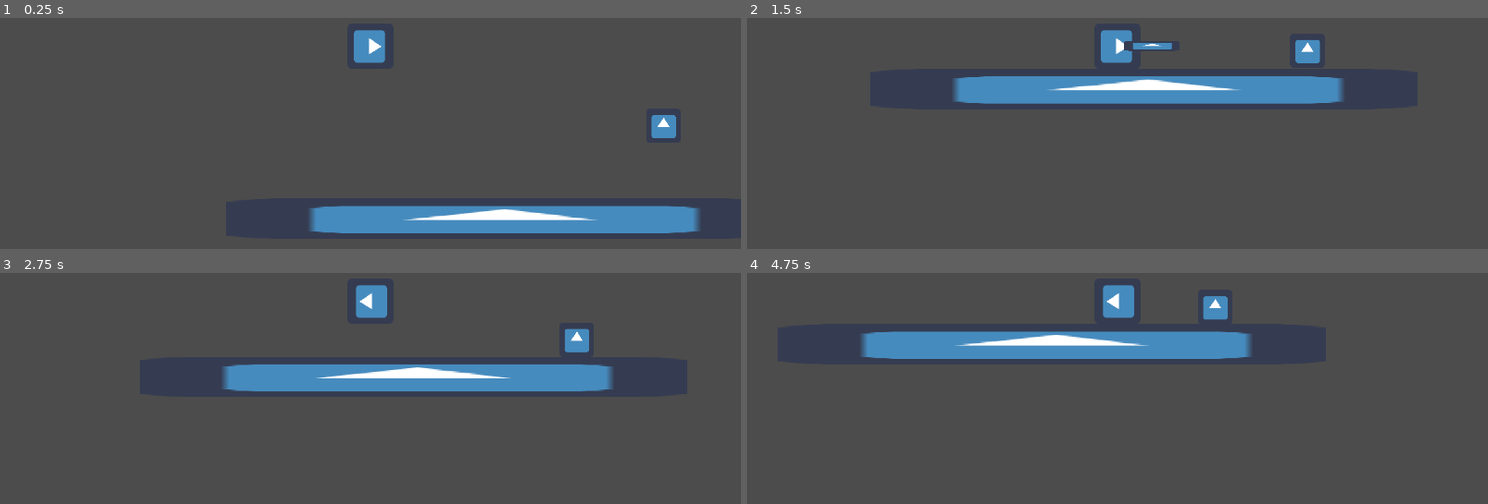
Above: before the commit, frames 1-4 (two rows, left to right).
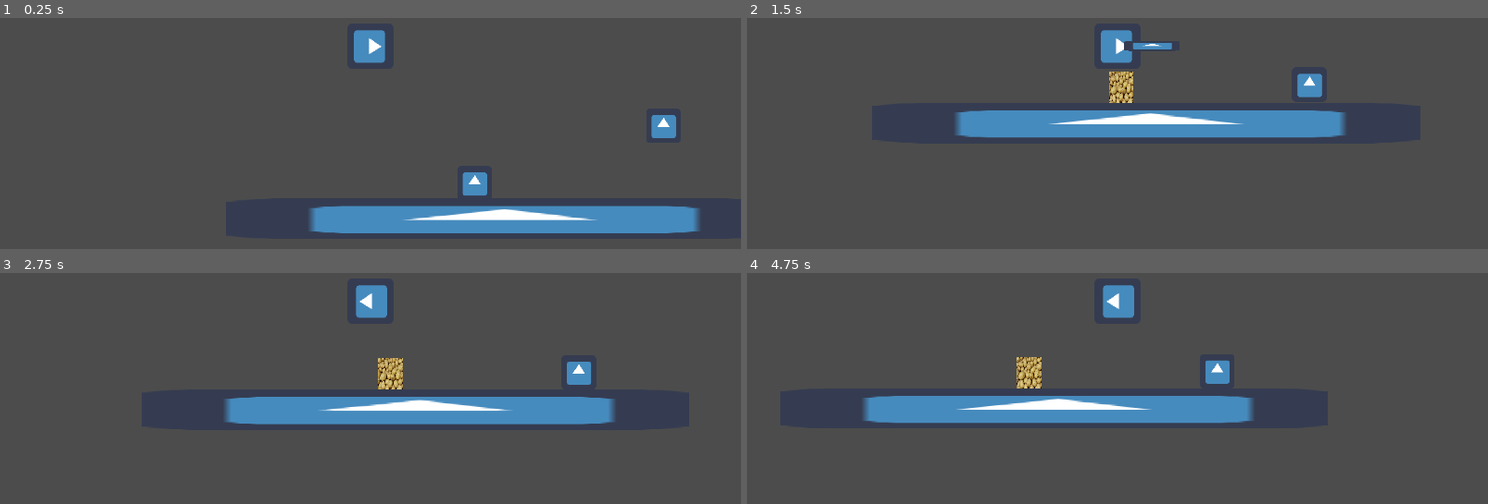
Above: after the commit, the same moments.

Repository: GamuxUnicamp/GameD3V_JAM_2019
Game: Godot game, scene res://Scenes/Temp/LevelTest.tscn
The game is run twice, just before and just after one commit, with the same random seed, the same clock (stepped at 60 frames per second) and the same inputs. The project has no main scene, so this scene is started directly. The engine's default icon, where the game draws it, is replaced by a stand-in: a white triangle on a blue panel in a dark square.
Inputs:
- Up to frame 1 (0.25 s): no input
- Up to frame 2 (1.5 s): hold J (action1) 0.53-1.28 s; hold Right (ui_right) from 0.53 s (still down); tap Up (ui_up) at 0.77 s; tap J (action1) at 1.35 s
- Up to frame 3 (2.75 s): tap Up (ui_up) at 1.52 s; release Right (ui_right) at 2.03 s; hold Left (ui_left) from 2.03 s (still down); hold J (action1) from 2.03 s (still down)
- Up to frame 4 (4.75 s): release Left (ui_left) at 2.78 s; release J (action1) at 2.78 s; hold Right (ui_right) 2.78-4.28 s; tap J (action1) at 2.85, 4.35 s; tap Up (ui_up) at 3.02, 3.77, 4.52 s; hold J (action1) 3.53-4.28 s; hold Left (ui_left) from 4.28 s (still down)

The runs differ from the first frame. In frame 1, 0.3% of the frame differs, in the area x 62-66%, y 66-77%; in frame 2, 13%; in frame 3, 13%; in frame 4, 14%, in the area x 15-69%, y 10-66%.

Commit message:
criei vaso

Diff:
--- /dev/null
+++ b/Scenes/Object/Objeto.gd
@@ -0,0 +1,36 @@
+extends StaticBody2D
+
+# Declare member variables here. Examples:
+# var a = 2
+# var b = "text"
+var player_in = false
+
+# Called when the node enters the scene tree for the first time.
+func _ready():
+	$Area2D.connect("body_entered",self,"entrou")
+	$Area2D.connect("body_exited",self,"saiu")
+	set_process(true)
+	pass # Replace with function body.
+func _process(delta):
+	if Input.is_action_pressed("action1"):
+		if player_in:
+			self.quebrou()
+	pass
+
+func quebrou():
+	#mostra animaçao
+	self.queue_free()
+
+	pass
+
+func entrou(algo):
+	if algo.is_in_group("Player"):
+		self.player_in = true
+	pass
+func saiu(algo):
+	if algo.is_in_group("Player"):
+		self.player_in = false
+	pass
+# Called every frame. 'delta' is the elapsed time since the previous frame.
+#func _process(delta):
+#	pass
--- /dev/null
+++ b/Scenes/Object/Objeto.tscn
@@ -0,0 +1,25 @@
+[gd_scene load_steps=5 format=2]
+
+[ext_resource path="res://Scenes/Object/Objeto.gd" type="Script" id=1]
+[ext_resource path="res://icon.png" type="Texture" id=2]
+
+[sub_resource type="CapsuleShape2D" id=1]
+radius = 36.3389
+
+[sub_resource type="CapsuleShape2D" id=2]
+radius = 40.9661
+height = 24.3338
+
+[node name="Objeto" type="StaticBody2D"]
+script = ExtResource( 1 )
+
+[node name="CollisionShape2D" type="CollisionShape2D" parent="."]
+shape = SubResource( 1 )
+
+[node name="Area2D" type="Area2D" parent="."]
+
+[node name="CollisionShape2D" type="CollisionShape2D" parent="Area2D"]
+shape = SubResource( 2 )
+
+[node name="Sprite" type="Sprite" parent="."]
+texture = ExtResource( 2 )
--- a/Scenes/Temp/LevelTest.tscn
+++ b/Scenes/Temp/LevelTest.tscn
@@ -1,7 +1,9 @@
-[gd_scene load_steps=5 format=2]
+[gd_scene load_steps=7 format=2]
 
 [ext_resource path="res://icon.png" type="Texture" id=1]
 [ext_resource path="res://Scenes/Actors/Player/Player.tscn" type="PackedScene" id=2]
+[ext_resource path="res://Scenes/Object/Objeto.tscn" type="PackedScene" id=3]
+[ext_resource path="res://batata.jpg" type="Texture" id=4]
 
 [sub_resource type="RectangleShape2D" id=1]
 extents = Vector2( 497.039, 36.6598 )
@@ -34,3 +36,12 @@
 
 [node name="CollisionShape2D" type="CollisionShape2D" parent="RigidBody2D"]
 shape = SubResource( 2 )
+
+[node name="Objeto" parent="." instance=ExtResource( 3 )]
+position = Vector2( 452.284, 467.021 )
+
+[node name="Sprite2" type="Sprite" parent="."]
+position = Vector2( 453.087, 466.172 )
+scale = Vector2( 0.0956127, 0.159327 )
+z_index = -1
+texture = ExtResource( 4 )
Renamed: Scenes/Tileset.tscn -> Scenes/Tilemap/Tileset.tscn
Binary file added: batata.jpg
Not shown, added: batata.jpg.import
